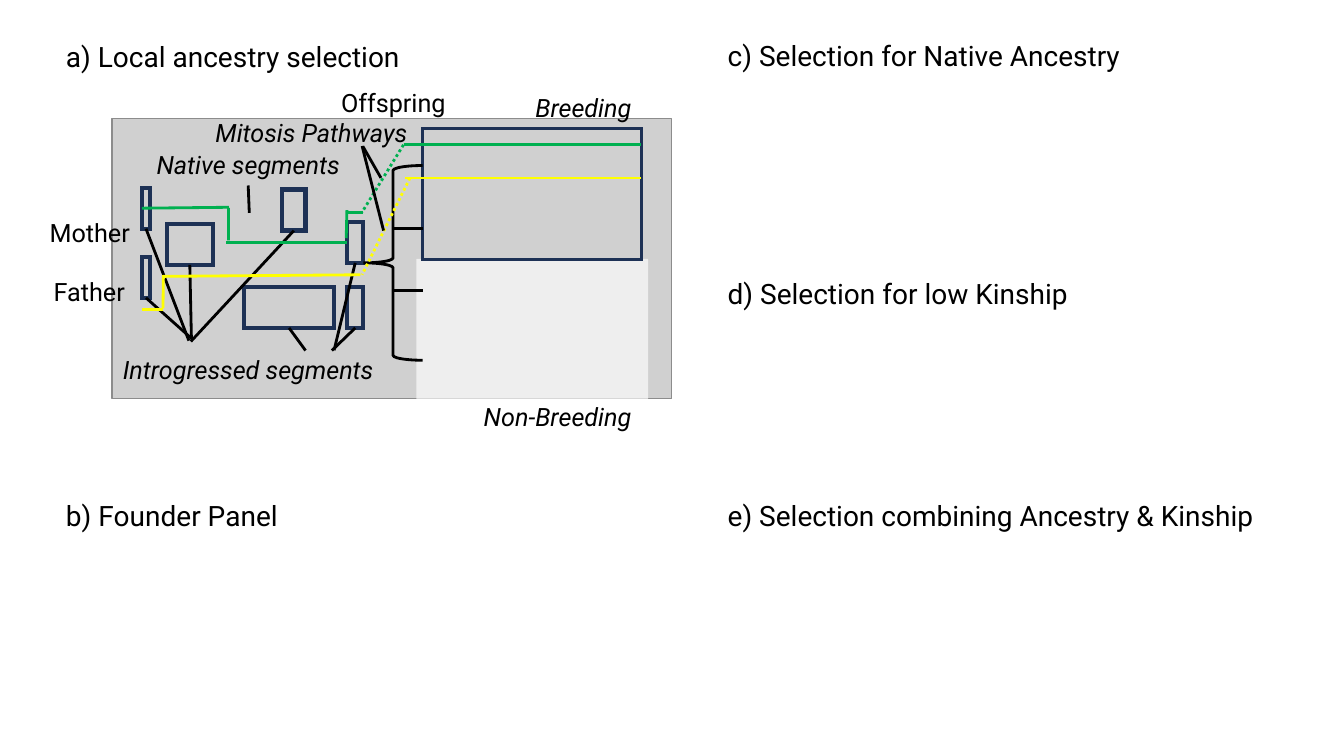
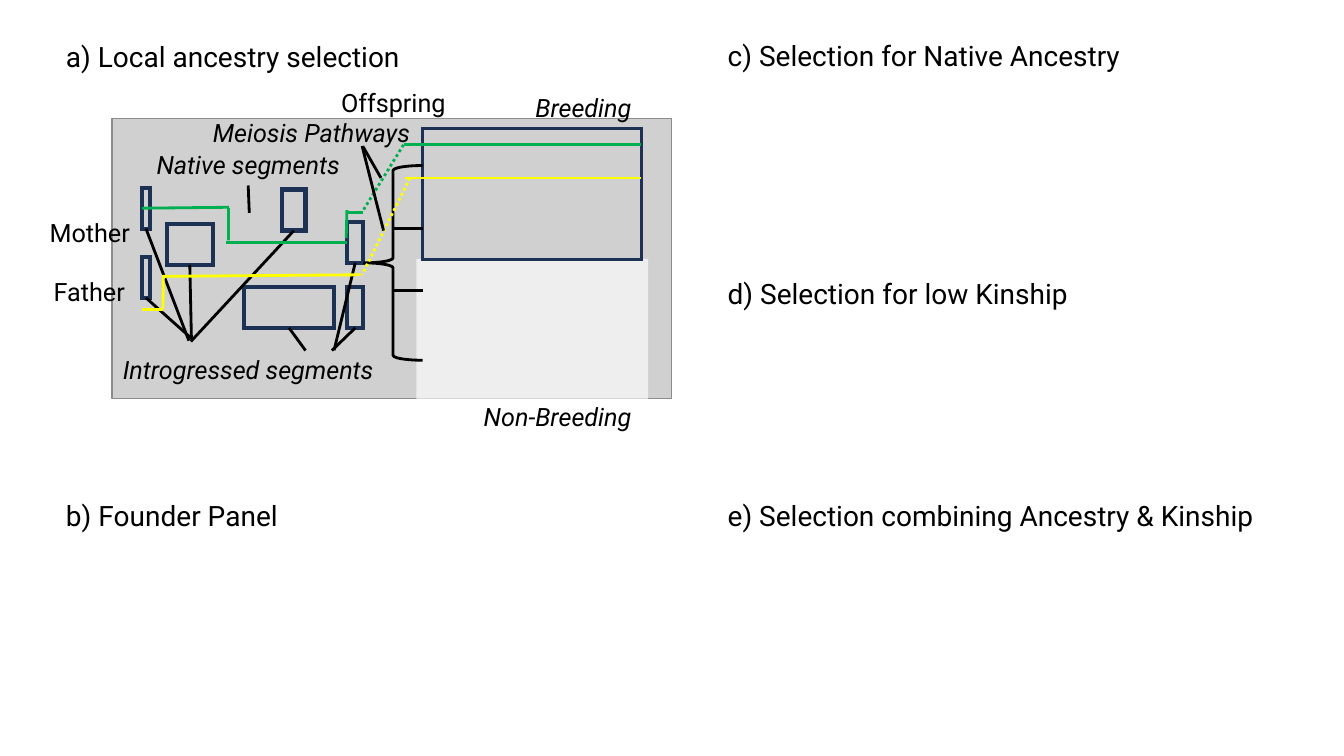
Before and after one commit to danjlawson/localsancestrybreeding, a slide deck: slide 1 of Figure1-explainer.pptx. Drawn at 1344x756 pixels with LibreOffice and Linux fonts; fonts in the diff are those of the drawing; grey boxes stand for pictures; background and template pictures are left out. Boxes give left, top, right and bottom in pixels: in the first picture for what was removed or moved away, otherwise in the second. Text is boxed around its words. In the diff, an @@ line names an element or a change of style, - is before the commit and + after.

```diff
--- a/Figure1-explainer.pptx
+++ b/Figure1-explainer.pptx
@@ text at bbox=[213, 123, 410, 148]: text changed @@
-Mitosis Pathways
+Meiosis Pathways
```
Also in this commit, not shown: 4 other files.
